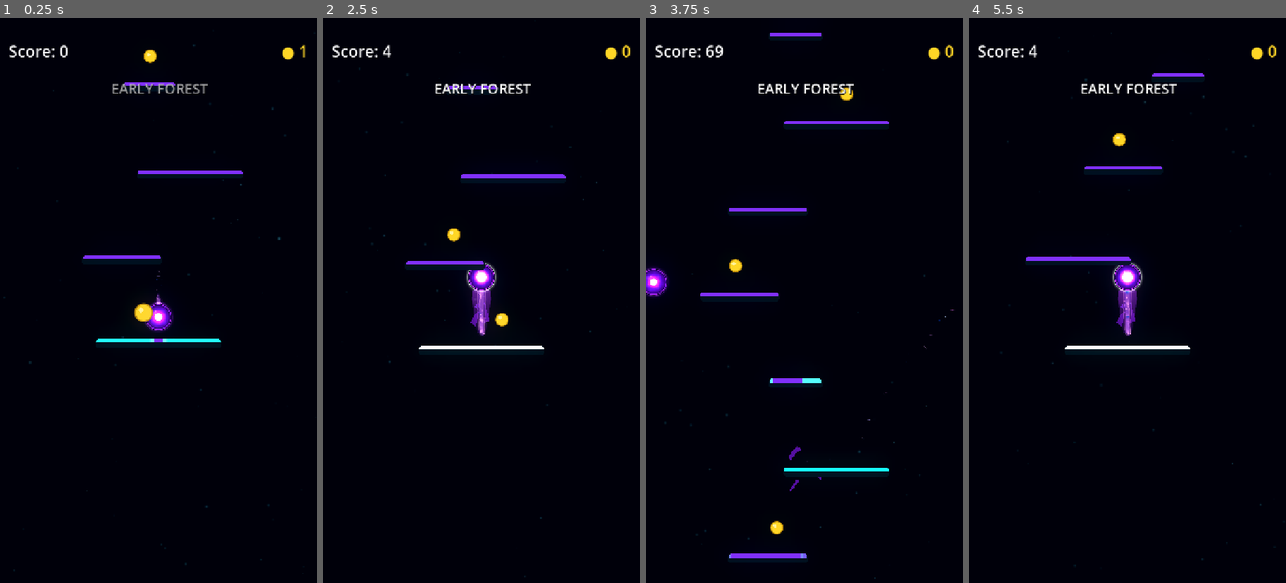
Above: before the commit, frames 1-4 (left to right).
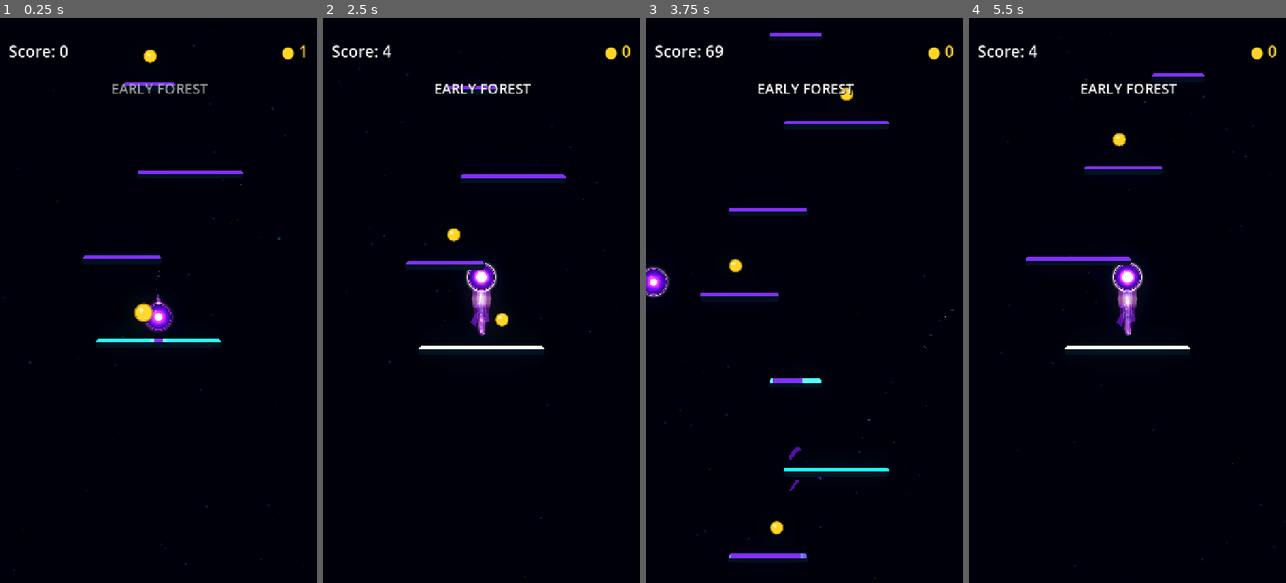
Above: after the commit, the same moments.

Repository: Kryodo/TowerJump
Game: Godot game, scene res://scenes/main.tscn
The game is run twice, just before and just after one commit, with the same random seed, the same clock (stepped at 60 frames per second) and the same inputs.
Inputs (mouse positions are in pixels of both pictures, inside the frame that each line leads up to):
- Up to frame 1 (0.25 s): no input
- Up to frame 2 (2.5 s): move the mouse to (551, 272) at 0.52 s; hold Right (ui_right) 0.53-1.25 s; click (551, 272) at 0.67 s; drag from (418, 328) to (471, 193) at 1.27 s; click "Nochmal spielen" at 2 s
- Up to frame 3 (3.75 s): move the mouse to (836, 176) at 2.77 s; hold Right (ui_right) 2.78-3.5 s; drag from (788, 413) to (734, 215) at 3.52 s
- Up to frame 4 (5.5 s): move the mouse to (1222, 385) at 4.27 s; hold Left (ui_left) 4.28-5 s; click "Nochmal spielen" at 5 s

The runs differ from the first frame. In frame 1, less than 0.1% of the frame differs, in the area x 46-55%, y 50-56%; in frame 2, 0.2%; in frame 3, less than 0.1%; in frame 4, 0.2%, in the area x 45-55%, y 43-52%.

Commit message:
Drive partial landing discharge and rim afterglow

Diff:
--- a/scripts/ball_trail.gd
+++ b/scripts/ball_trail.gd
@@ -61,13 +61,18 @@
 var _landing_confirmation_strength: float = 0.0
 var _landing_trail_kick_elapsed: float = -1.0
 var _landing_trail_kick_strength: float = 0.0
-
-# Ambient pulses remain occasional; landings use a brief, localized trail-head kick.
+var _landing_trail_kick_progress: float = 0.0
+var _landing_rim_elapsed: float = -1.0
+var _landing_rim_strength: float = 0.0
+
+# Ambient pulses remain occasional; landing discharge moves only partway down the ribbon.
 const ENERGY_PULSE_SPEED: float = 0.62
 const ENERGY_PULSE_END: float = 0.94
 const ENERGY_FILAMENT_MAX_ACTIVE: int = 8
-const LANDING_TRAIL_KICK_DURATION: float = 0.16
+const LANDING_TRAIL_KICK_DURATION: float = 0.30
+const LANDING_TRAIL_KICK_REACH: float = 0.58
 const LANDING_CONFIRMATION_DURATION: float = 0.26
+const LANDING_RIM_CONFIRMATION_DURATION: float = 1.05
 const LANDING_ANTICIPATION_RESPONSE: float = 10.0
 
 var _latest_trail_path: Array[Vector2] = []
@@ -314,7 +319,8 @@
 	var breathing: float = 0.5 + 0.5 * sin(_trail_time * 1.35)
 	var rim_breath: float = lerp(0.72, 1.0, breathing)
 	rim_breath += _landing_anticipation * 0.12
-	rim_breath += _landing_confirmation_strength * 0.28
+	rim_breath += _landing_confirmation_strength * 0.10
+	rim_breath += _landing_rim_strength * 0.20
 	if _pulse_active:
 		var pulse_origin_flash: float = 1.0 - smoothstep(0.0, 0.18, _pulse_progress)
 		rim_breath += pulse_origin_flash * 0.18
@@ -639,15 +645,16 @@
 
 func _start_landing_response() -> void:
 	# Keep the ambient travelling pulse and its filament schedule untouched.
-	# Landing feedback is a short local impulse near the orb, not a second
-	# pulse racing along the ribbon.
+	# The landing discharge gets its own short moving front through the ribbon.
 	_landing_approach_platform = null
 	_landing_anticipation_target = 0.0
 	_landing_confirmation_elapsed = 0.0
 	_landing_confirmation_strength = 0.0
+	_landing_rim_elapsed = 0.0
+	_landing_rim_strength = 0.0
 	_landing_trail_kick_elapsed = 0.0
 	_landing_trail_kick_strength = 0.0
-
+	_landing_trail_kick_progress = 0.0
 
 func _update_landing_response(delta: float) -> void:
 	var response: float = 1.0 - exp(-LANDING_ANTICIPATION_RESPONSE * delta)
@@ -657,6 +664,7 @@
 		response
 	)
 
+	# Keep the orb core confirmation flash crisp and separate from the rim afterglow.
 	if _landing_confirmation_elapsed >= 0.0:
 		_landing_confirmation_elapsed += delta
 		var attack: float = smoothstep(0.0, 0.035, _landing_confirmation_elapsed)
@@ -668,16 +676,36 @@
 	else:
 		_landing_confirmation_strength = 0.0
 
+	# The rim hits quickly, then fades softly over about a second.
+	if _landing_rim_elapsed >= 0.0:
+		_landing_rim_elapsed += delta
+		var rim_attack: float = smoothstep(0.0, 0.055, _landing_rim_elapsed)
+		var rim_release: float = 1.0 - smoothstep(0.08, LANDING_RIM_CONFIRMATION_DURATION, _landing_rim_elapsed)
+		_landing_rim_strength = rim_attack * rim_release
+		if _landing_rim_elapsed >= LANDING_RIM_CONFIRMATION_DURATION:
+			_landing_rim_elapsed = -1.0
+			_landing_rim_strength = 0.0
+	else:
+		_landing_rim_strength = 0.0
+
+	# Move a soft bright front to 58% of the ribbon; do not alter ambient pulse timing.
 	if _landing_trail_kick_elapsed >= 0.0:
 		_landing_trail_kick_elapsed += delta
 		var kick_attack: float = smoothstep(0.0, 0.025, _landing_trail_kick_elapsed)
-		var kick_release: float = 1.0 - smoothstep(0.035, LANDING_TRAIL_KICK_DURATION, _landing_trail_kick_elapsed)
+		var kick_release: float = 1.0 - smoothstep(0.20, LANDING_TRAIL_KICK_DURATION, _landing_trail_kick_elapsed)
 		_landing_trail_kick_strength = kick_attack * kick_release
+		_landing_trail_kick_progress = LANDING_TRAIL_KICK_REACH * clampf(
+			_landing_trail_kick_elapsed / LANDING_TRAIL_KICK_DURATION,
+			0.0,
+			1.0
+		)
 		if _landing_trail_kick_elapsed >= LANDING_TRAIL_KICK_DURATION:
 			_landing_trail_kick_elapsed = -1.0
 			_landing_trail_kick_strength = 0.0
+			_landing_trail_kick_progress = 0.0
 	else:
 		_landing_trail_kick_strength = 0.0
+		_landing_trail_kick_progress = 0.0
 
 	var orb_material := _ball_visual.material as ShaderMaterial
 	if orb_material != null:
@@ -687,7 +715,8 @@
 	if _rim_aura != null:
 		var rim_aura_material := _rim_aura.material as ShaderMaterial
 		if rim_aura_material != null:
-			rim_aura_material.set_shader_parameter("landing_confirmation", _landing_confirmation_strength)
+			rim_aura_material.set_shader_parameter("landing_anticipation", _landing_anticipation)
+			rim_aura_material.set_shader_parameter("landing_confirmation", _landing_rim_strength)
 
 	var materials: Array[ShaderMaterial] = [
 		_unified_shape.material as ShaderMaterial,
@@ -697,7 +726,7 @@
 	for shader_material in materials:
 		if shader_material != null:
 			shader_material.set_shader_parameter("landing_kick_strength", _landing_trail_kick_strength)
-
+			shader_material.set_shader_parameter("landing_kick_progress", _landing_trail_kick_progress)
 
 func _on_landing_confirmed(event: LandingEvent) -> void:
 	if event == null:
